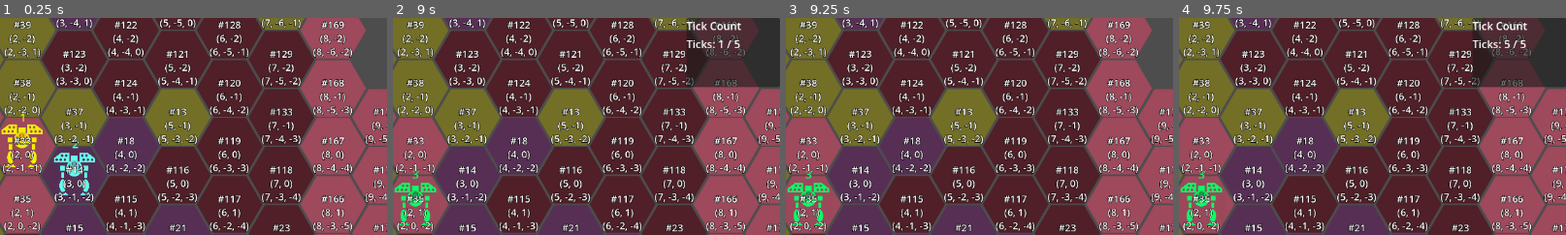
Above: before the commit, frames 1-4 (left to right).
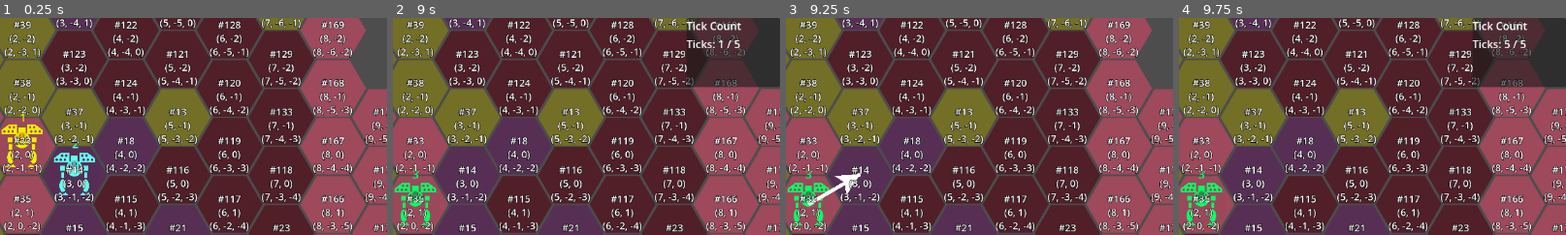
Above: after the commit, the same moments.

Repository: ArokhSlade/confetticore
Game: Godot game, scene res://game/game.tscn
The game is run twice, just before and just after one commit, with the same random seed, the same clock (stepped at 60 frames per second) and the same inputs.
Inputs (mouse positions are % of the whole screen's width and height, from its top left):
- Up to frame 1 (0.25 s): no input
- Up to frame 2 (9 s): click "Execute!" at 0.5 s; move the mouse to (72, 45) at 1.27 s; press the mouse at (72, 45) at 1.28 s; tap Enter at 2, 8 s; move the mouse to (30, 55) at 2.02 s; release the mouse at (30, 55) at 2.03 s; right-click (30, 55) at 2.1 s; click (30, 55) at 2.17 s; move the mouse to (60, 28) at 2.77 s; press the mouse at (60, 28) at 2.78 s; release the mouse at (60, 28) at 3.5 s; click "Execute!" at 3.5 s; move the mouse to (45, 70) at 4.27 s; right-click (45, 70) at 4.35 s; click (45, 70) at 4.42 s; tap Space at 5 s; move the mouse to (80, 65) at 5.02 s; press the mouse at (80, 65) at 5.03 s; move the mouse to (20, 35) at 5.77 s; release the mouse at (20, 35) at 5.78 s; right-click (20, 35) at 5.85 s; click (20, 35) at 5.92 s; click "Execute!" at 6.5 s; move the mouse to (55, 50) at 7.27 s; press the mouse at (55, 50) at 7.28 s; move the mouse to (35, 25) at 8.02 s; release the mouse at (35, 25) at 8.03 s; right-click (35, 25) at 8.1 s; click (35, 25) at 8.17 s; move the mouse to (72, 45) at 8.77 s; press the mouse at (72, 45) at 8.78 s
- Up to frame 3 (9.25 s): no input
- Up to frame 4 (9.75 s): tap Space at 9.5 s; move the mouse to (30, 55) at 9.52 s; release the mouse at (30, 55) at 9.53 s; right-click (30, 55) at 9.6 s; click (30, 55) at 9.67 s
The pictures show only the part of the screen within x 50-100%, y 0-50%; the shares and areas given below are measured in that part.

Frames 1-2 are identical in both runs. In frame 3, 0.4% of the frame differs, in the area x 5-20%, y 71-87%; in frame 4, nothing differs.
Error after the commit: Invalid access to property or key 'parent' on a base object of type 'Node2D (arrow.gd)'. (res://ui/hud/world_space_hud.gd:53)

Commit message:
178, 180 - WIP broke up HUD into Screen/World Space, update individual orders immediately
warning: code needs restructuring.
issue with ai orders causes crashes when ai has no enemies left to chase
(see issue https://tree.taiga.io/project/gerald_as-confetticore/issue/182 )

Diff:
--- /dev/null
+++ b/ui/hud/hud.gd
@@ -0,0 +1,31 @@
+extends Node
+class_name HUD
+
+signal execute_button_pressed
+
+@export var screen_space_hud : ScreenSpaceHUD
+@export var world_space_hud : WorldSpaceHUD
+
+func switch_to_planning_mode(get_orders):
+	screen_space_hud.switch_to_planning_mode()
+	var orders = get_orders.call()
+	world_space_hud.switch_to_planning_mode(orders)
+
+func switch_to_execute_mode(ticks_per_turn):
+	screen_space_hud.switch_to_execute_mode(ticks_per_turn)
+	world_space_hud.switch_to_execute_mode()
+
+func update_tick_count_display(tick_count, ticks_per_turn):
+	screen_space_hud.update_tick_count_display(tick_count, ticks_per_turn)
+
+func update_order(order):
+	world_space_hud.update_order(order)
+
+func _on_screen_space_hud_execute_button_pressed():
+	execute_button_pressed.emit()
+
+func on_mech_selected(mech):
+	screen_space_hud.update_mech_info_panel(mech)
+
+func on_mech_deselected():
+	screen_space_hud.hide_mech_info_panel()
--- /dev/null
+++ b/ui/hud/hud.tscn
@@ -0,0 +1,16 @@
+[gd_scene load_steps=4 format=3 uid="uid://cy0tppwsy3m2i"]
+
+[ext_resource type="Script" uid="uid://buohndy36s36r" path="res://ui/hud/hud.gd" id="1_xmswo"]
+[ext_resource type="PackedScene" uid="uid://4bxvw6r457g0" path="res://ui/hud/screen_space_hud.tscn" id="2_4d6w6"]
+[ext_resource type="PackedScene" uid="uid://bky37aepocyi8" path="res://ui/hud/world_space_hud.tscn" id="3_e0nub"]
+
+[node name="HUD" type="Node" node_paths=PackedStringArray("screen_space_hud", "world_space_hud")]
+script = ExtResource("1_xmswo")
+screen_space_hud = NodePath("ScreenSpaceHUD")
+world_space_hud = NodePath("WorldSpaceHUD")
+
+[node name="ScreenSpaceHUD" parent="." instance=ExtResource("2_4d6w6")]
+
+[node name="WorldSpaceHUD" parent="." instance=ExtResource("3_e0nub")]
+
+[connection signal="execute_button_pressed" from="ScreenSpaceHUD" to="." method="_on_screen_space_hud_execute_button_pressed"]
--- a/ui/screen_hud.gd
+++ b/ui/hud/screen_space_hud.gd
@@ -1,5 +1,5 @@
 extends CanvasLayer
-class_name ScreenHUD
+class_name ScreenSpaceHUD
 
 signal execute_button_pressed
 
@@ -31,6 +31,3 @@
 
 func update_tick_count_display(tick_count, ticks_per_turn):
 	tick_count_display.update(tick_count, ticks_per_turn)
-
-func render_order(order):
-	pass
--- /dev/null
+++ b/ui/hud/screen_space_hud.tscn
@@ -0,0 +1,29 @@
+[gd_scene load_steps=4 format=3 uid="uid://4bxvw6r457g0"]
+
+[ext_resource type="Script" uid="uid://db3fj6iirdct4" path="res://ui/hud/screen_space_hud.gd" id="1_2diaa"]
+[ext_resource type="PackedScene" uid="uid://b1dkw3ad7aw8c" path="res://ui/mech_info_panel/mech_info_panel.tscn" id="2_bwbur"]
+[ext_resource type="PackedScene" uid="uid://d0twv4uiteecm" path="res://ui/tick_count_display.tscn" id="3_1otla"]
+
+[node name="ScreenSpaceHUD" type="CanvasLayer" node_paths=PackedStringArray("execute_button", "mech_info_panel")]
+script = ExtResource("1_2diaa")
+execute_button = NodePath("ExecuteButton")
+mech_info_panel = NodePath("MechInfoPanel")
+
+[node name="ExecuteButton" type="Button" parent="."]
+anchors_preset = -1
+anchor_left = 0.804688
+anchor_top = 0.847222
+anchor_right = 1.0
+anchor_bottom = 1.0
+grow_horizontal = 2
+grow_vertical = 2
+text = "Execute!"
+metadata/_edit_use_anchors_ = true
+
+[node name="MechInfoPanel" parent="." instance=ExtResource("2_bwbur")]
+visible = false
+
+[node name="TickCountDisplay" parent="." instance=ExtResource("3_1otla")]
+visible = false
+
+[connection signal="pressed" from="ExecuteButton" to="." method="_on_execute_button_pressed"]
--- /dev/null
+++ b/ui/hud/world_space_hud.gd
@@ -0,0 +1,65 @@
+extends Node2D
+class_name WorldSpaceHUD
+
+@export var arrow_scene : PackedScene
+@export var arrows : Node2D
+
+const Arrow = preload("res://ui/arrow/arrow.gd")
+
+var order_visualizers : Dictionary[Mech, Arrow]
+
+func switch_to_planning_mode(orders):
+	arrows.show()
+	draw_arrows(orders)
+
+func switch_to_execute_mode():
+	arrows.hide()
+
+#HACK(Gerald, 2025 09 25): hud is not supposed to know about orders or HexMap, it's supposed to get OrderVisualizers not Orders
+func draw_arrows(orders):
+	for order : Order in orders:
+		update_order(order)
+
+func update_order(order):
+	var order_visualizer = order_visualizers.get(order.executor)
+	if order_visualizer != null:
+		#TODO(ArokhSlade, 2025 09 26): order_visualizer.update()
+		update_order_visualizer(order_visualizer, order)
+	else:
+		order_visualizer = create_order_visualizer(order)
+		if order_visualizer != null:
+			order_visualizers[order.executor] = order_visualizer
+			arrows.add_child(order_visualizer)
+
+func create_order_visualizer(order):
+	if order == null or order is StayOrder:
+		return null
+
+	var arrow : Arrow = arrow_scene.instantiate()
+	arrow.from = order.executor.global_position
+	var HACK_hex_map = order.executor.hex_map
+	if order is MoveOrder:
+		arrow.to = HACK_hex_map.hex_to_global(order.target)
+	elif order is AttackOrder:
+		arrow.to = order.target.global_position
+	arrow.from = arrow.to_local(arrow.from)
+	arrow.to = arrow.to_local(arrow.to)
+	return arrow
+
+func update_order_visualizer(order_visualizer, order):
+	#HACK(ArokhSlade, 2025 09 26): abusing contextual knowledge: order_visualizer exists so it's a move or attack order.
+	if order == null or order is StayOrder:
+		if order_visualizer != null:
+			assert(order_visualizer.parent != null)
+			order_visualizer.parent.remove_child(order_visualizer)
+			order_visualizer.queue_free()
+		order_visualizers.erase(order.executor)
+	elif order is MoveOrder or order is AttackOrder:
+		order_visualizer.from = order.executor.global_position
+		var HACK_hex_map = order.executor.hex_map
+		if order is MoveOrder:
+			order_visualizer.to = HACK_hex_map.hex_to_global(order.target)
+		elif order is AttackOrder:
+			order_visualizer.to = order.target.global_position
+		order_visualizer.from = order_visualizer.to_local(order_visualizer.from)
+		order_visualizer.to = order_visualizer.to_local(order_visualizer.to)
--- /dev/null
+++ b/ui/hud/world_space_hud.tscn
@@ -0,0 +1,11 @@
+[gd_scene load_steps=3 format=3 uid="uid://bky37aepocyi8"]
+
+[ext_resource type="Script" uid="uid://dpgrv3e6afqc4" path="res://ui/hud/world_space_hud.gd" id="1_8xmys"]
+[ext_resource type="PackedScene" uid="uid://bl1tqe4rawspk" path="res://ui/arrow/arrow.tscn" id="2_42cr1"]
+
+[node name="WorldSpaceHUD" type="Node2D" node_paths=PackedStringArray("arrows")]
+script = ExtResource("1_8xmys")
+arrow_scene = ExtResource("2_42cr1")
+arrows = NodePath("Arrows")
+
+[node name="Arrows" type="Node2D" parent="."]
--- a/ui/screen_hud.tscn
+++ /dev/null
@@ -1,29 +0,0 @@
-[gd_scene load_steps=4 format=3 uid="uid://4bxvw6r457g0"]
-
-[ext_resource type="Script" uid="uid://db3fj6iirdct4" path="res://ui/screen_hud.gd" id="1_dsx5s"]
-[ext_resource type="PackedScene" uid="uid://b1dkw3ad7aw8c" path="res://ui/mech_info_panel/mech_info_panel.tscn" id="2_nuo8f"]
-[ext_resource type="PackedScene" uid="uid://d0twv4uiteecm" path="res://ui/tick_count_display.tscn" id="3_7wq8s"]
-
-[node name="ScreenHUD" type="CanvasLayer" node_paths=PackedStringArray("execute_button", "mech_info_panel")]
-script = ExtResource("1_dsx5s")
-execute_button = NodePath("ExecuteButton")
-mech_info_panel = NodePath("MechInfoPanel")
-
-[node name="ExecuteButton" type="Button" parent="."]
-anchors_preset = -1
-anchor_left = 0.804688
-anchor_top = 0.847222
-anchor_right = 1.0
-anchor_bottom = 1.0
-grow_horizontal = 2
-grow_vertical = 2
-text = "Execute!"
-metadata/_edit_use_anchors_ = true
-
-[node name="MechInfoPanel" parent="." instance=ExtResource("2_nuo8f")]
-visible = false
-
-[node name="TickCountDisplay" parent="." instance=ExtResource("3_7wq8s")]
-visible = false
-
-[connection signal="pressed" from="ExecuteButton" to="." method="_on_execute_button_pressed"]
--- a/ui/ui.gd
+++ b/ui/ui.gd
@@ -4,8 +4,7 @@
 signal execute_phase_requested
 signal order_created(order)
 
-@export var hud : ScreenHUD
-@export var world_space_hud : WorldSpaceHUD
+@export var hud : HUD
 @export var player_input : PlayerInput
 
 var PROTOTYPE_get_orders : Callable
@@ -15,13 +14,11 @@
 	PROTOTYPE_get_orders = get_orders
 
 func switch_to_planning_mode():
-	hud.switch_to_planning_mode()
-	world_space_hud.switch_to_planning_mode(PROTOTYPE_get_orders)
+	hud.switch_to_planning_mode(PROTOTYPE_get_orders)
 	player_input.wake_up()
 
 func switch_to_execute_mode(ticks_per_turn):
 	hud.switch_to_execute_mode(ticks_per_turn)
-	world_space_hud.switch_to_execute_mode()
 	player_input.go_to_sleep()
 
 func update_tick_count_display(tick_count, ticks_per_turn):
@@ -31,11 +28,11 @@
 	execute_phase_requested.emit()
 
 func _on_player_input_mech_selected(mech):
-	hud.update_mech_info_panel(mech)
+	hud.on_mech_selected(mech)
 
 func _on_player_input_mech_deselected():
-	hud.hide_mech_info_panel()
+	hud.on_mech_deselected()
 
 func _on_player_input_order_created(order):
 	order_created.emit(order)
-	hud.render_order(order)
+	hud.update_order(order)
--- a/ui/ui.tscn
+++ b/ui/ui.tscn
@@ -1,29 +1,19 @@
-[gd_scene load_steps=6 format=3 uid="uid://bgauqy5f3cvfo"]
+[gd_scene load_steps=4 format=3 uid="uid://bgauqy5f3cvfo"]
 
-[ext_resource type="PackedScene" uid="uid://4bxvw6r457g0" path="res://ui/screen_hud.tscn" id="1_ks8t7"]
 [ext_resource type="Script" uid="uid://ro6q6pqtraxa" path="res://ui/ui.gd" id="1_wl5ax"]
+[ext_resource type="PackedScene" uid="uid://cy0tppwsy3m2i" path="res://ui/hud/hud.tscn" id="3_vkava"]
 [ext_resource type="PackedScene" uid="uid://dc5y0yr8gi5cp" path="res://ui/player_input/player_input.tscn" id="3_wl5ax"]
-[ext_resource type="Script" uid="uid://dpgrv3e6afqc4" path="res://ui/world_space_hud.gd" id="4_vkava"]
-[ext_resource type="PackedScene" uid="uid://bl1tqe4rawspk" path="res://ui/arrow/arrow.tscn" id="5_tf0e0"]
 
-[node name="UI" type="Node" node_paths=PackedStringArray("hud", "world_space_hud", "player_input")]
+[node name="UI" type="Node" node_paths=PackedStringArray("hud", "player_input")]
 script = ExtResource("1_wl5ax")
-hud = NodePath("ScreenHUD")
-world_space_hud = NodePath("WorldSpaceHUD")
+hud = NodePath("HUD")
 player_input = NodePath("PlayerInput")
-
-[node name="ScreenHUD" parent="." instance=ExtResource("1_ks8t7")]
 
 [node name="PlayerInput" parent="." instance=ExtResource("3_wl5ax")]
 
-[node name="WorldSpaceHUD" type="Node2D" parent="." node_paths=PackedStringArray("arrows")]
-script = ExtResource("4_vkava")
-arrow_scene = ExtResource("5_tf0e0")
-arrows = NodePath("Arrows")
+[node name="HUD" parent="." instance=ExtResource("3_vkava")]
 
-[node name="Arrows" type="Node2D" parent="WorldSpaceHUD"]
-
-[connection signal="execute_button_pressed" from="ScreenHUD" to="." method="_on_hud_execute_button_pressed"]
 [connection signal="mech_deselected" from="PlayerInput" to="." method="_on_player_input_mech_deselected"]
 [connection signal="mech_selected" from="PlayerInput" to="." method="_on_player_input_mech_selected"]
 [connection signal="order_created" from="PlayerInput" to="." method="_on_player_input_order_created"]
+[connection signal="execute_button_pressed" from="HUD" to="." method="_on_hud_execute_button_pressed"]
--- a/ui/world_space_hud.gd
+++ /dev/null
@@ -1,37 +0,0 @@
-extends Node2D
-class_name WorldSpaceHUD
-
-@export var arrow_scene : PackedScene
-@export var arrows : Node2D
-
-func switch_to_planning_mode(get_orders):
-	var orders = get_orders.call()
-	draw_arrows(orders)
-
-func switch_to_execute_mode():
-	erase_arrows()
-
-#HACK(Gerald, 2025 09 25): hud is not supposed to know about orders or HexMap, it's supposed to get OrderVisualizers not Orders
-func draw_arrows(orders):
-	const Arrow = preload("res://ui/arrow/arrow.gd")
-	for order : Order in orders:
-		if order == null or order is StayOrder:
-			continue
-
-		var arrow : Arrow = arrow_scene.instantiate()
-		arrow.from = order.executor.global_position
-		var HACK_hex_map = order.executor.hex_map
-		if order is MoveOrder:
-			arrow.to = HACK_hex_map.hex_to_global(order.target)
-		elif order is AttackOrder:
-			arrow.to = order.target.global_position
-		arrow.from = arrow.to_local(arrow.from)
-		arrow.to = arrow.to_local(arrow.to)
-
-		arrows.add_child(arrow)
-
-
-func erase_arrows():
-	for arrow in arrows.get_children():
-		arrows.remove_child(arrow)
-		arrow.queue_free()
Not shown, added: ui/hud/hud.gd.uid
Renamed: ui/screen_hud.gd.uid -> ui/hud/screen_space_hud.gd.uid
Renamed: ui/world_space_hud.gd.uid -> ui/hud/world_space_hud.gd.uid
